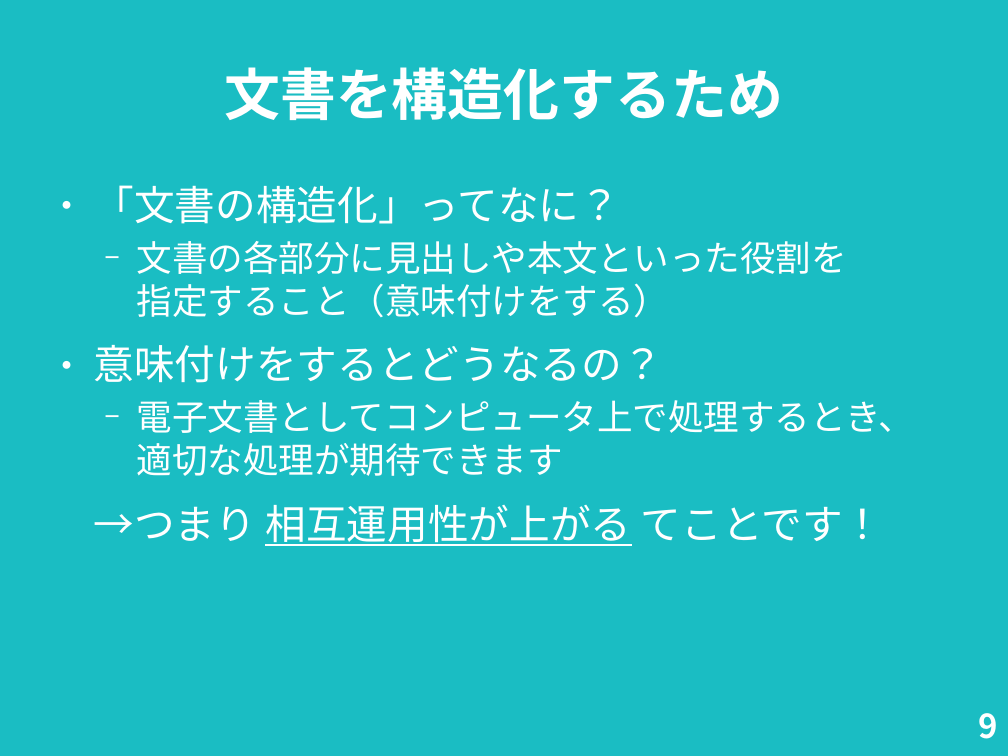
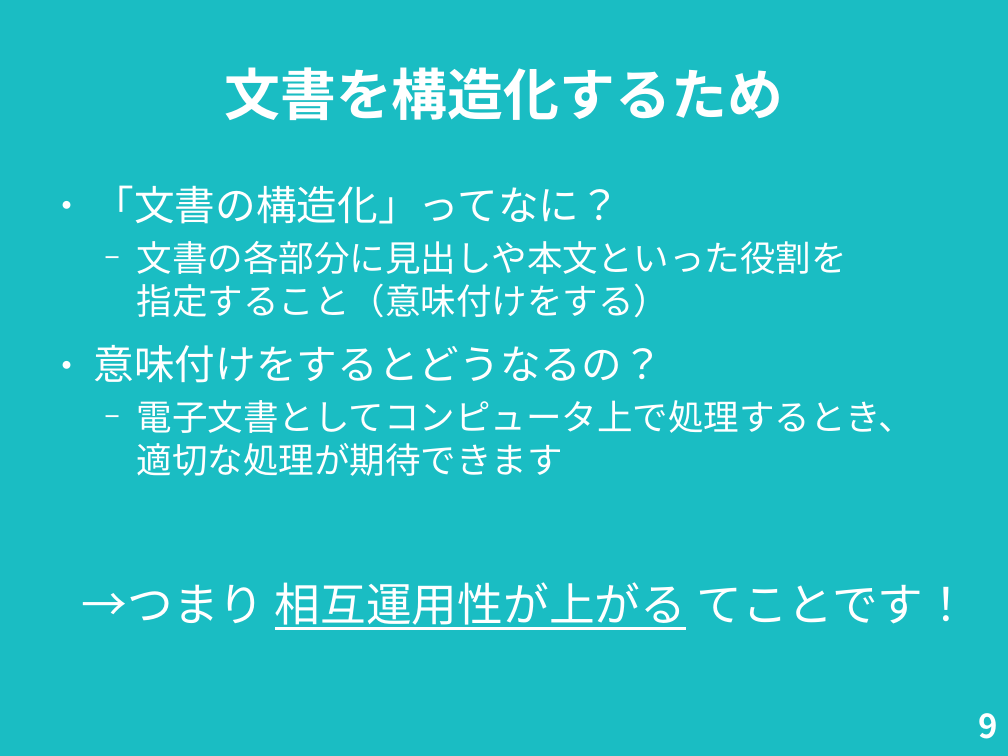
Before and after one commit to nogajun/libreofficekaigi2018-handson, a slide deck: slide 9 of docs/20180512-writer_handson_slide.odp. Drawn at 1008x756 pixels with LibreOffice and Linux fonts; fonts in the diff are those of the drawing. Boxes give left, top, right and bottom in pixels: in the first picture for what was removed or moved away, otherwise in the second. Text is boxed around its words. In the diff, an @@ line names an element or a change of style, - is before the commit and + after.

```diff
--- a/docs/20180512-writer_handson_slide.odp
+++ b/docs/20180512-writer_handson_slide.odp
@@ text at (94, 505, 884, 546): paragraph removed @@
-→つまり 相互運用性が上がる てことです！
@@ text added at (82, 582, 969, 630), 36 pt, text #FFFFFF @@
+→つまり 相互運用性が上がる てことです！
```
Also in this commit, not shown: 4 other slides changed, 4 other files.
